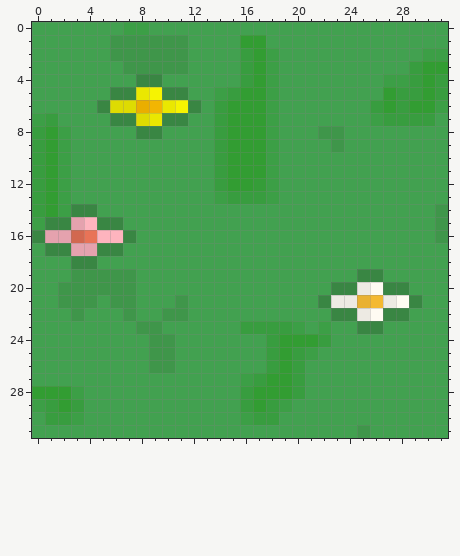
Pixel-art sprite: assets/flower_grass.png. Above: the version before the commit.
The file is 32x32 pixels. Colours within 5 levels of each other are drawn and written as one.
The result:
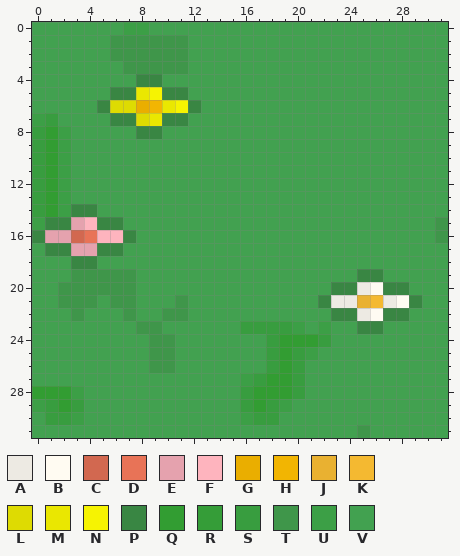
Palette (. is transparent): A #edeae3  B #fffbf2  C #d26850  D #e87357  E #e5a2ae  F #feb4be  G #eaae00  H #f2b502  J #e9b131  K #f4b931  L #dedb02  M #eae701  N #f6f302  P #398643  Q #329d32  R #359d38  S #389d3f  T #3f964a  U #3c9f46  V #42a150
What changed:
Colour Q becomes colour V in row 1 at x 16 to 17; in row 2 at x 17; in row 3 at x 17 and 30 to 31; in row 4 at x 17 and 30; in row 5 at x 16 to 17, 27 and 30; in row 6 at x 15 to 17, 27 and 29 to 30.
Colour Q becomes colour V in rows 7 to 11 at x 15 to 17; in row 12 at x 15 to 16.
Colour R becomes colour V in row 12 at x 17.
Colour S becomes colour V in row 2 at x 16; in row 3 at x 16 and 29; in row 4 at x 16, 29 and 31; in row 5 at x 15, 28 to 29 and 31; in row 6 at x 14, 26 and 28; in row 7 at x 14 and 27 to 30.
Colour S becomes colour V in rows 8 to 12 at x 14; in row 13 at x 15 to 17.
Colour T becomes colour V in row 8 at x 22 to 23; in row 9 at x 23; in row 14 at x 31.
Colour U becomes colour V in row 2 at x 18 and 30 to 31; in row 3 at x 18; in row 4 at x 18 and 27 to 28; in row 5 at x 14 and 18; in row 6 at x 18 and 31; in row 7 at x 18 and 26.
Colour U becomes colour V in rows 8 to 12 at x 18; in row 13 at x 14 and 18.
